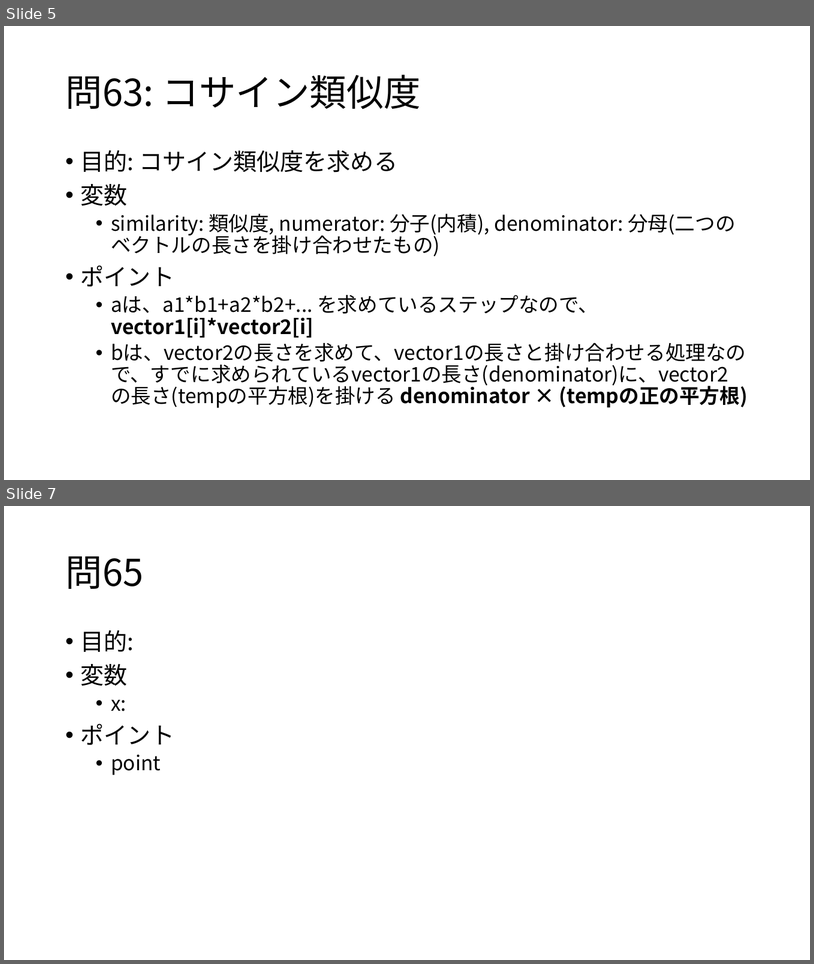
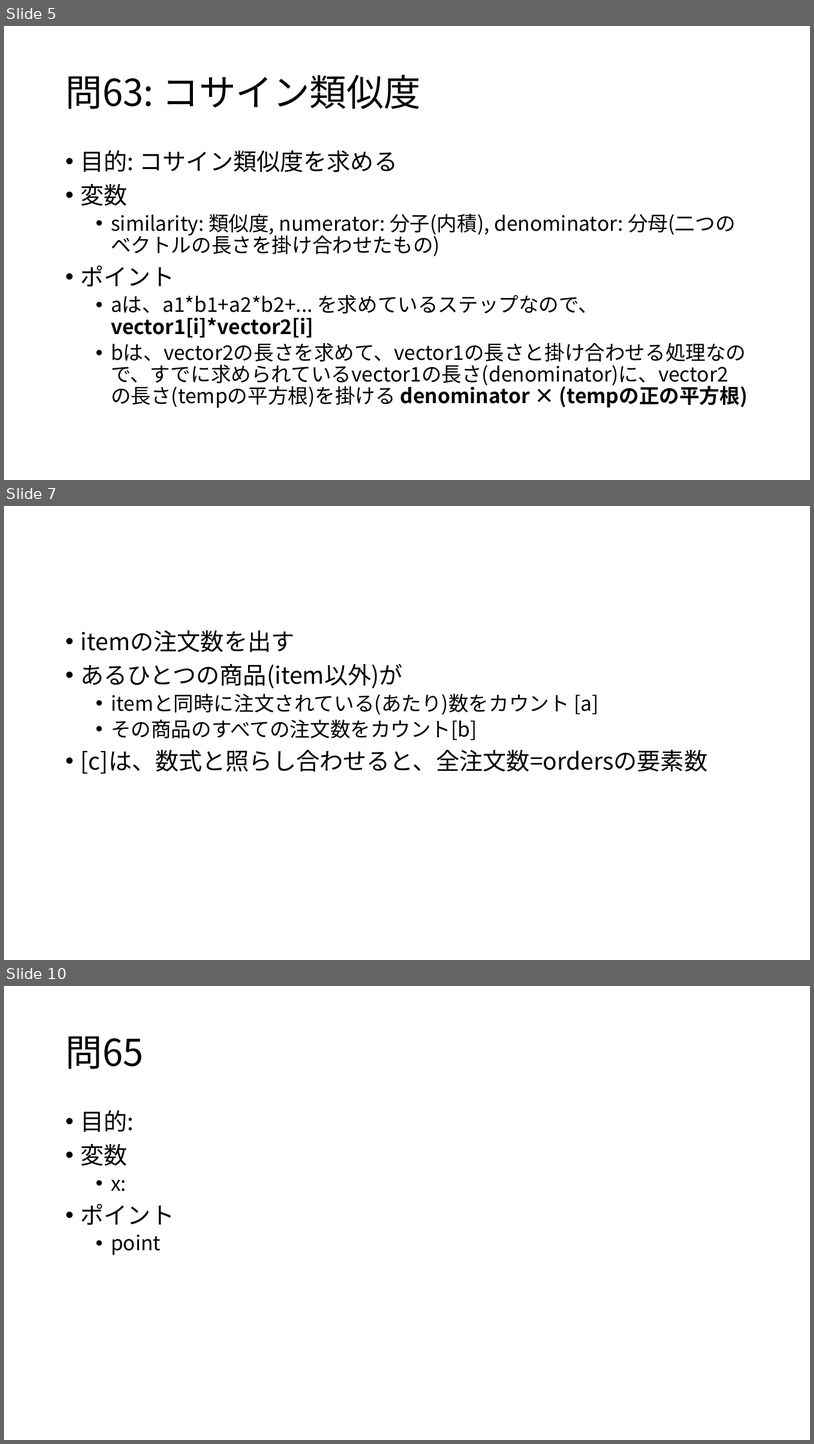
Before and after one commit to osamu377/FromZero, a slide deck: 問題集/問61-65.pptx. Shown one above the other, each under a label of ours: slides 5 and 7 before the commit, slides 5, 7 and 10 after it; the slides between them are not shown. The pictures are 814x964 and 814x1444 pixels, drawn with LibreOffice and Linux fonts; fonts in the diff are those of the drawing. Boxes give left, top, right and bottom in pixels: in the first picture for what was removed or moved away, otherwise in the second. Text is boxed around its words. In the diff, an @@ line names an element or a change of style, - is before the commit and + after.

```diff
--- a/問題集/問61-65.pptx
+++ b/問題集/問61-65.pptx
@@ slide 7 added at box(4, 506, 810, 960), background #FFFFFF @@
@@ text added at box(81, 630, 708, 774), 28 pt, text #000000 @@
+• itemの注文数を出す
+• あるひとつの商品(item以外)が
+  • itemと同時に注文されている(あたり)数をカウント [a]
+  • その商品のすべての注文数をカウント[b]
+• [c]は、数式と照らし合わせると、全注文数=ordersの要素数
@@ what was slide 7 is now slide 10 @@
```
Also in this commit, not shown: 2 slides changed, 3 other slides added, 1 other file.
